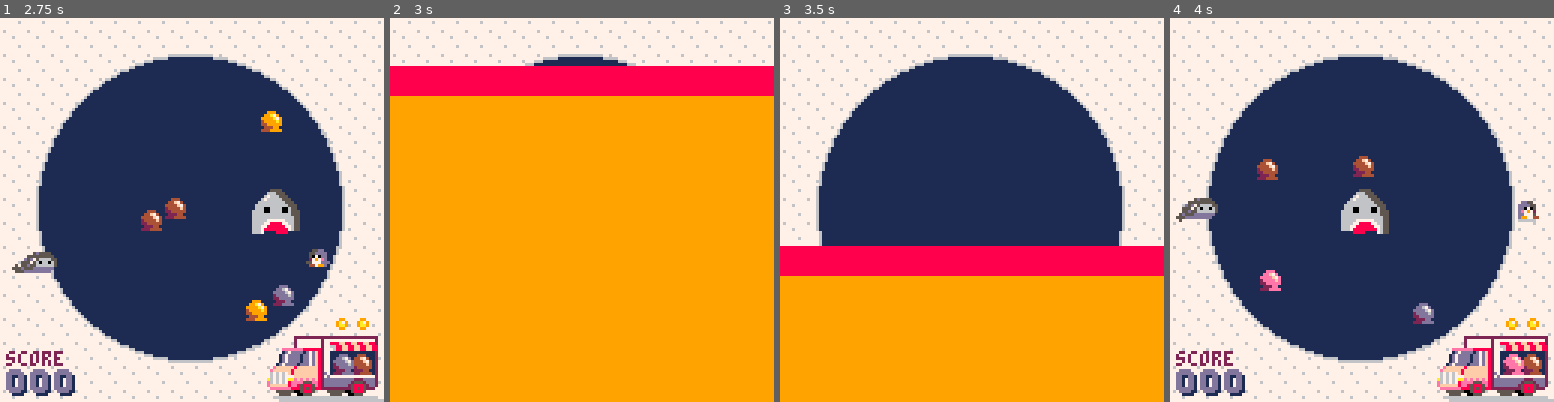
Above: before the commit, frames 1-4 (left to right).
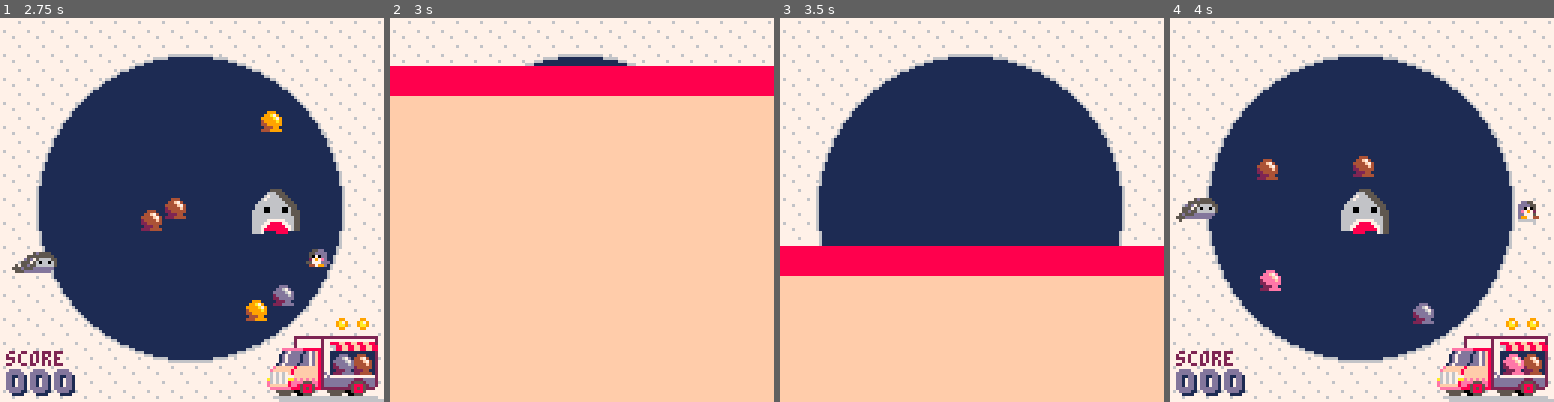
Above: after the commit, the same moments.

Repository: phwebi/loop-n-scoop
Game: PICO-8 cartridge not_frogger.p8
Same seed, same stepped clock (60 frames per second), same inputs: the game is played once before the commit and once after it.
Inputs:
- Up to frame 1 (2.75 s): tap X (X key) at 0.33, 1.07, 1.85 s; tap O (Z key) at 0.7, 1.7, 2.1, 2.5 s; hold Right 1.6-2.1 s; hold Up 2.15-2.42 s; hold Right from 2.47 s (still down)
- Up to frame 2 (3 s): keep holding Right; tap O (Z key) at 2.9 s; tap X (X key) at 2.97 s
- Up to frame 3 (3.5 s): release Right at 3.03 s; hold Left from 3.08 s (still down); tap O (Z key) at 3.3 s
- Up to frame 4 (4 s): release Left at 3.58 s; hold Down 3.63-3.97 s; tap O (Z key) at 3.7 s

Frame 1 is identical in both runs. In frame 2, 80% of the frame differs, in the area x 0-100%, y 20-100%; in frame 3, 33%; in frame 4, nothing differs.

Commit message:
game over screen

Diff:
--- a/not_frogger.p8
+++ b/not_frogger.p8
@@ -591,9 +591,6 @@
 
   if p.state == aiming then
     draw_aim()
-  elseif p.state == dead then
-    print("you ded", 4, 4, 1)
-    -- TODO: Make a better end game screen
   end
 
   spr(truck_sprite, 89, 106, truck_w, truck_h)
@@ -651,13 +648,18 @@
 
   if (wipe > 0 and wipe<=32)then
     rectfill(0,0+(wipe)*4,128,128,8)
-    rectfill(0,10+(wipe)*4,128,128,9)
+    rectfill(0,10+(wipe)*4,128,128,15)
   else
     draw_play()
 
     if (t>0) then
       local c=t%16>4 and 7 or 12
       print("🅾️ to restart ",min(38,(t*3.4)-90),90,c)
+
+      local y = min(40, t-42)
+      rectfill(0,y, 128, y+42, 8)
+      rectfill(0,y+4, 128, y+38, 15)
+      printo("game over", 45, y+20, 7, 8)
     end
   end
 end
